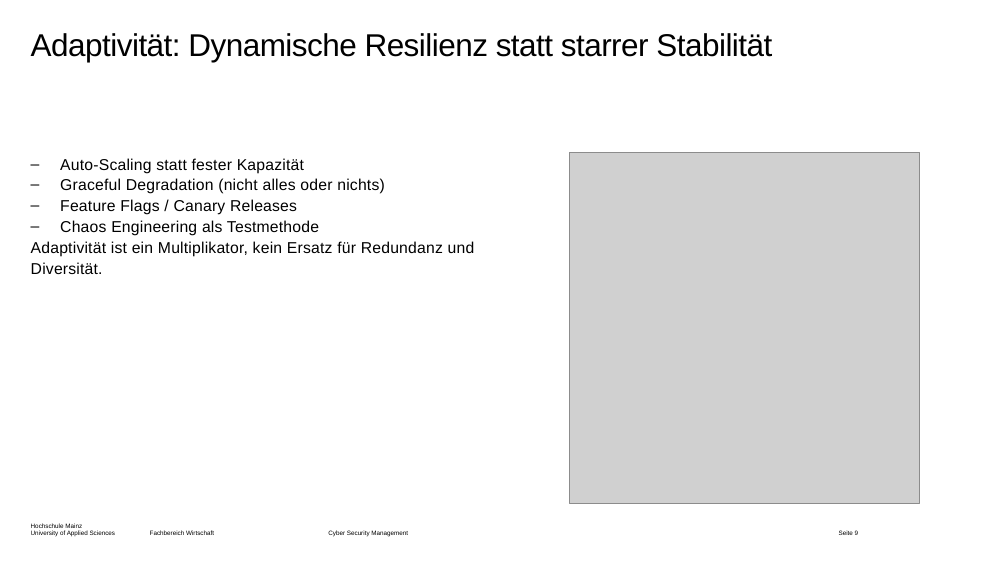
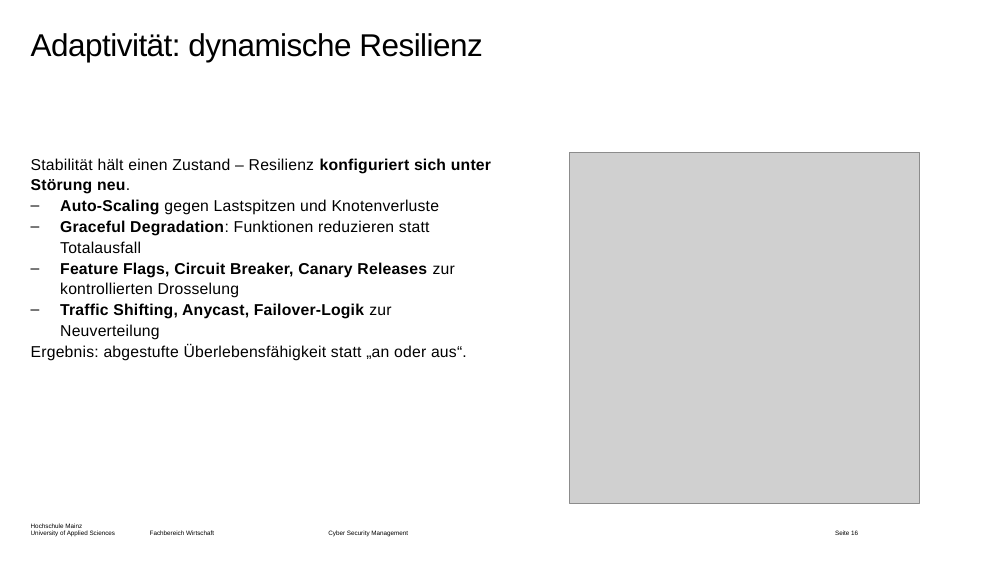
Before and after one commit to dlo-delphi/csm-cyber_resilienz-quarto, a slide deck: slide 16 of Präsentationen/Termin-03/_powerpoint/main.pptx (slide 9 before the commit). Drawn at 1008x567 pixels with LibreOffice and Linux fonts; fonts in the diff are those of the drawing; grey boxes stand for pictures; background and template pictures are left out. Boxes give left, top, right and bottom in pixels: in the first picture for what was removed or moved away, otherwise in the second. Text is boxed around its words. In the diff, an @@ line names an element or a change of style, - is before the commit and + after.

```diff
--- a/Präsentationen/Termin-03/_powerpoint/main.pptx
+++ b/Präsentationen/Termin-03/_powerpoint/main.pptx
@@ title at box(31, 33, 483, 62): text changed @@
-Adaptivität: Dynamische Resilienz statt starrer Stabilität
+Adaptivität: dynamische Resilienz
@@ text at box(31, 158, 491, 361): text changed @@
-– Auto-Scaling statt fester Kapazität
-– Graceful Degradation (nicht alles oder nichts)
-– Feature Flags / Canary Releases
-– Chaos Engineering als Testmethode
-Adaptivität ist ein Multiplikator, kein Ersatz für Redundanz und Diversität.
+Stabilität hält einen Zustand – Resilienz konfiguriert sich unter Störung neu.
+– Auto-Scaling gegen Lastspitzen und Knotenverluste
+– Graceful Degradation: Funktionen reduzieren statt Totalausfall
+– Feature Flags, Circuit Breaker, Canary Releases zur kontrollierten Drosselung
+– Traffic Shifting, Anycast, Failover-Logik zur Neuverteilung
+Ergebnis: abgestufte Überlebensfähigkeit statt „an oder aus“.
@@ page number at box(835, 530, 858, 535): text changed @@
-Seite 9
+Seite 16
```
Also in this commit, not shown: 13 other slides changed, 12 slides added, 1 slide removed, 30 other files.
